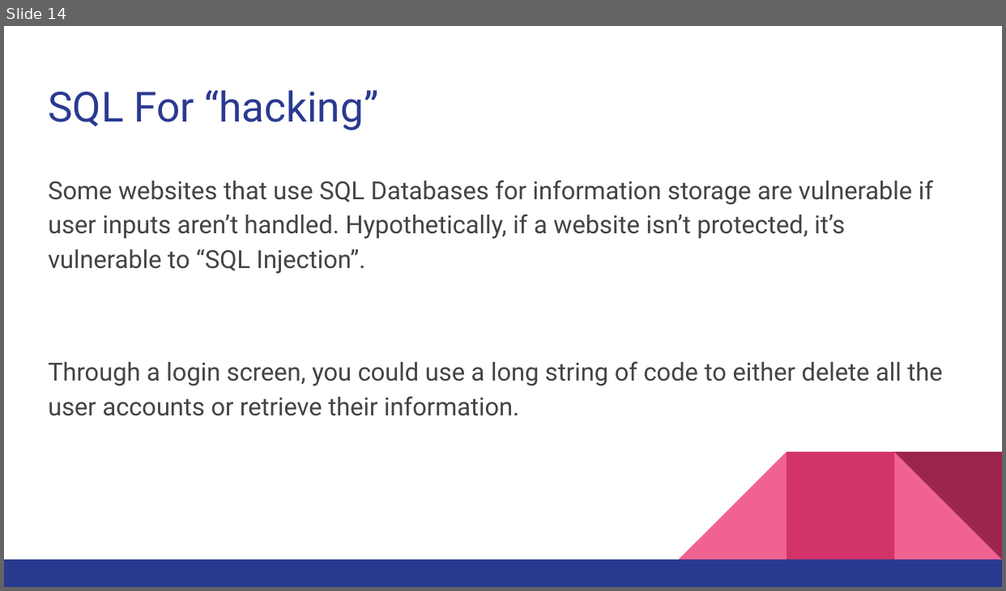
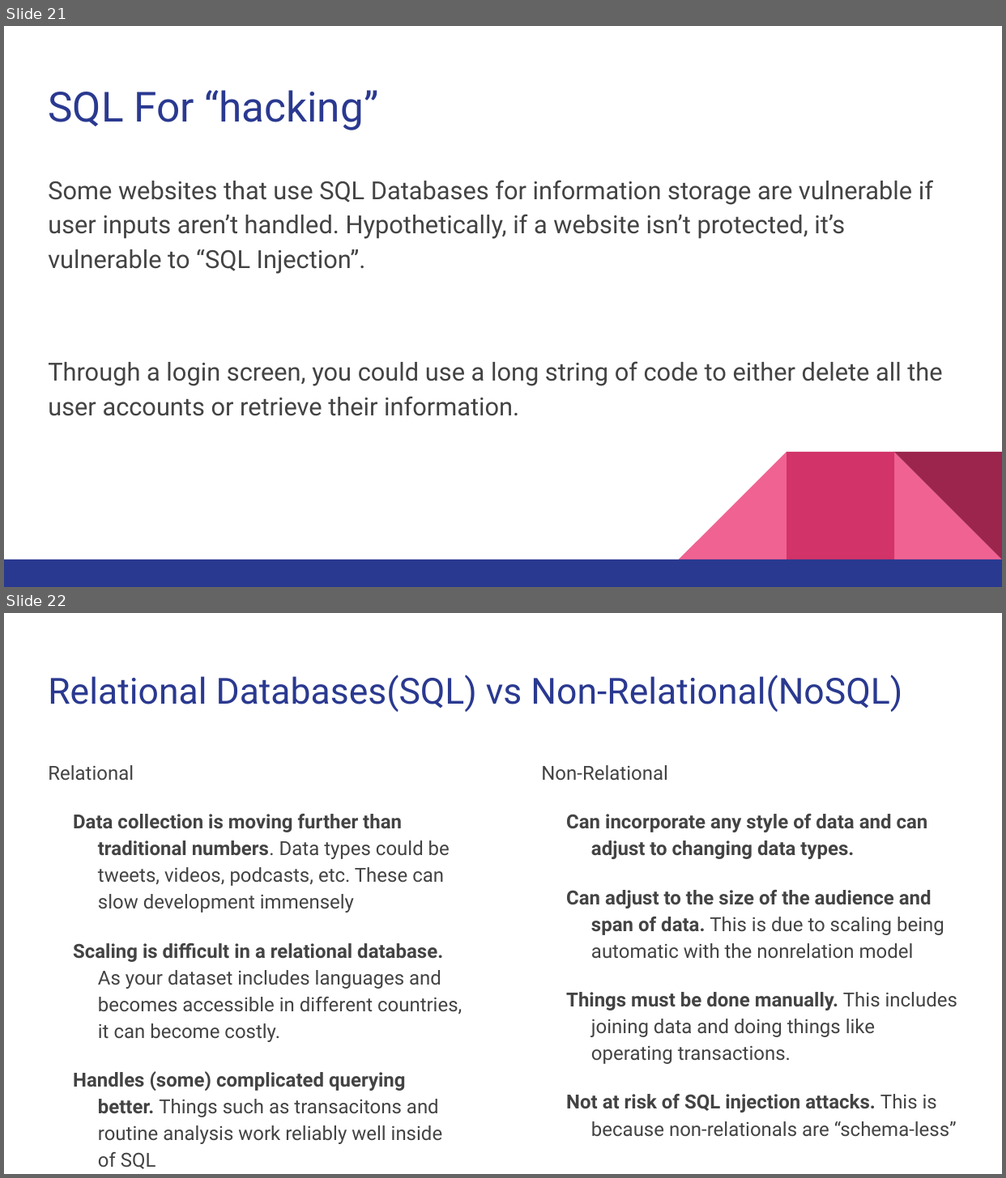
Before and after one commit to ripark/ripark.github.io, a slide deck: s17/SQLPresentation.pptx. Shown one above the other, each under a label of ours: slide 14 before the commit, slides 21 and 22 after it. The pictures are 1006x591 and 1006x1178 pixels, drawn with LibreOffice and Linux fonts; fonts in the diff are those of the drawing. Boxes give left, top, right and bottom in pixels: in the first picture for what was removed or moved away, otherwise in the second. Text is boxed around its words. In the diff, an @@ line names an element or a change of style, - is before the commit and + after.

```diff
--- a/s17/SQLPresentation.pptx
+++ b/s17/SQLPresentation.pptx
@@ slide 22 added at (4,613,1002,1174), background #FFFFFF @@
@@ title added at (48,675,902,712), 26 pt, text #2A3990 @@
+Relational Databases(SQL) vs Non-Relational(NoSQL)
@@ text added at (48,765,462,1169), 14 pt, text #434343 @@
+Relational
+Data collection is moving further than traditional numbers. Data types could be tweets, videos, podcasts, etc. These can slow development immensely
+Scaling is difficult in a relational database. As your dataset includes languages and becomes accessible in different countries, it can become costly.
+Handles (some) complicated querying better. Things such as transacitons and routine analysis work reliably well inside of SQL
@@ text added at (541,765,957,1113), 14 pt, text #434343 @@
+Non-Relational
+Can incorporate any style of data and can adjust to changing data types.
+Can adjust to the size of the audience and span of data. This is due to scaling being automatic with the nonrelation model
+Things must be done manually. This includes joining data and doing things like operating transactions.
+Not at risk of SQL injection attacks. This is because non-relationals are “schema-less”
@@ what was slide 14 is now slide 21 @@
```
Also in this commit, not shown: 3 slides changed, 4 other slides added.
